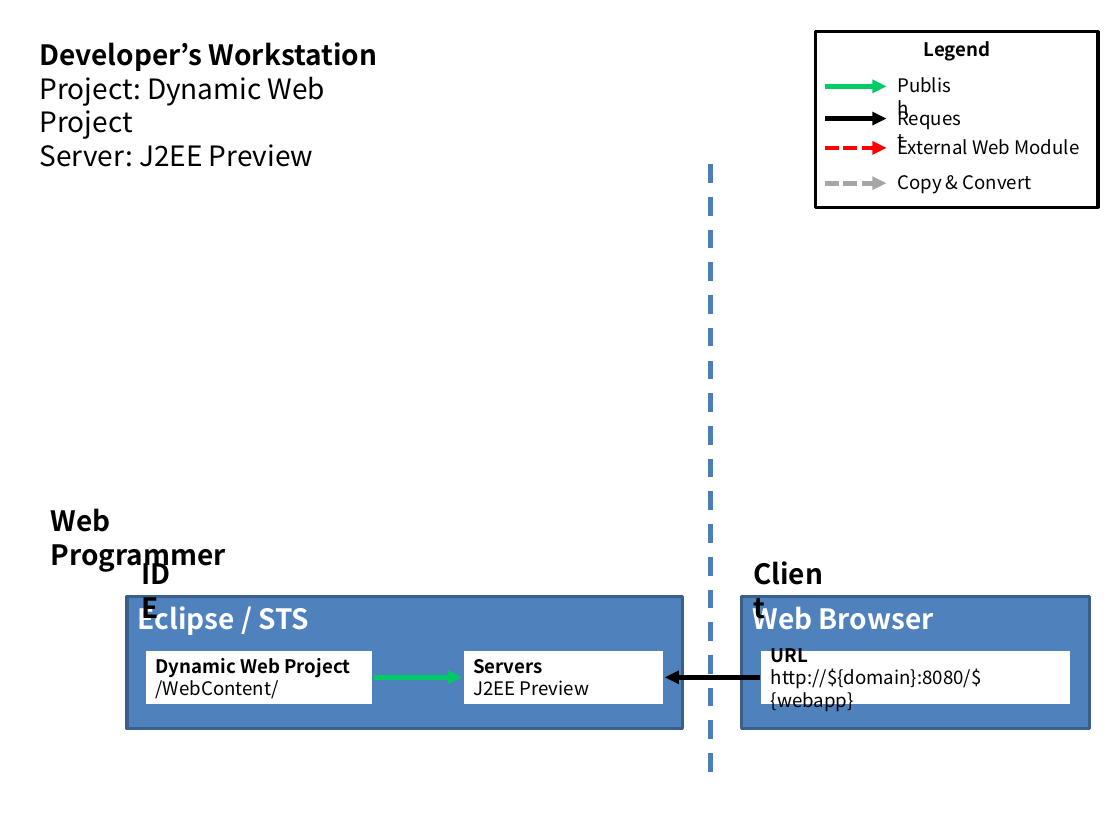
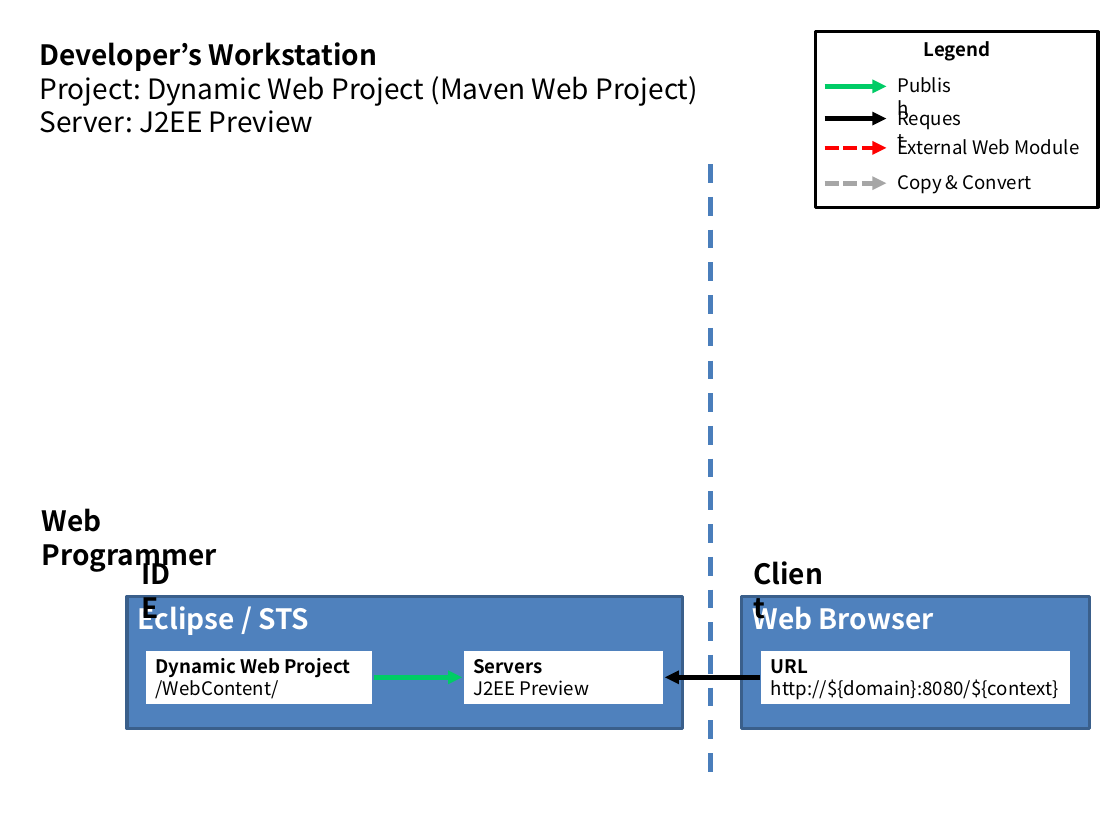
Before and after one commit to kwbaek/codelabor, a slide deck: slide 3 of documentation/draft/ci-environment/deploy-source-strategy.pptx. Drawn at 1120x840 pixels with LibreOffice and Linux fonts; fonts in the diff are those of the drawing. Boxes give left, top, right and bottom in pixels: in the first picture for what was removed or moved away, otherwise in the second. Text is boxed around its words. In the diff, an @@ line names an element or a change of style, - is before the commit and + after.

```diff
--- a/documentation/draft/ci-environment/deploy-source-strategy.pptx
+++ b/documentation/draft/ci-environment/deploy-source-strategy.pptx
@@ text at (40, 76, 698, 106): text changed @@
-Project: Dynamic Web Project
+Project: Dynamic Web Project (Maven Web Project)
@@ text "Web Programmer": place and size @@
-text "Web Programmer" at (51, 508, 226, 573)
+text "Web Programmer" at (42, 508, 217, 573)
@@ text in rectangle at (771, 679, 1059, 700): text changed @@
-http://${domain}:8080/${webapp}
+http://${domain}:8080/${context}
```
Also in this commit, not shown: 8 other slides changed, 7 slides added, 1 slide removed, 1 other file.
